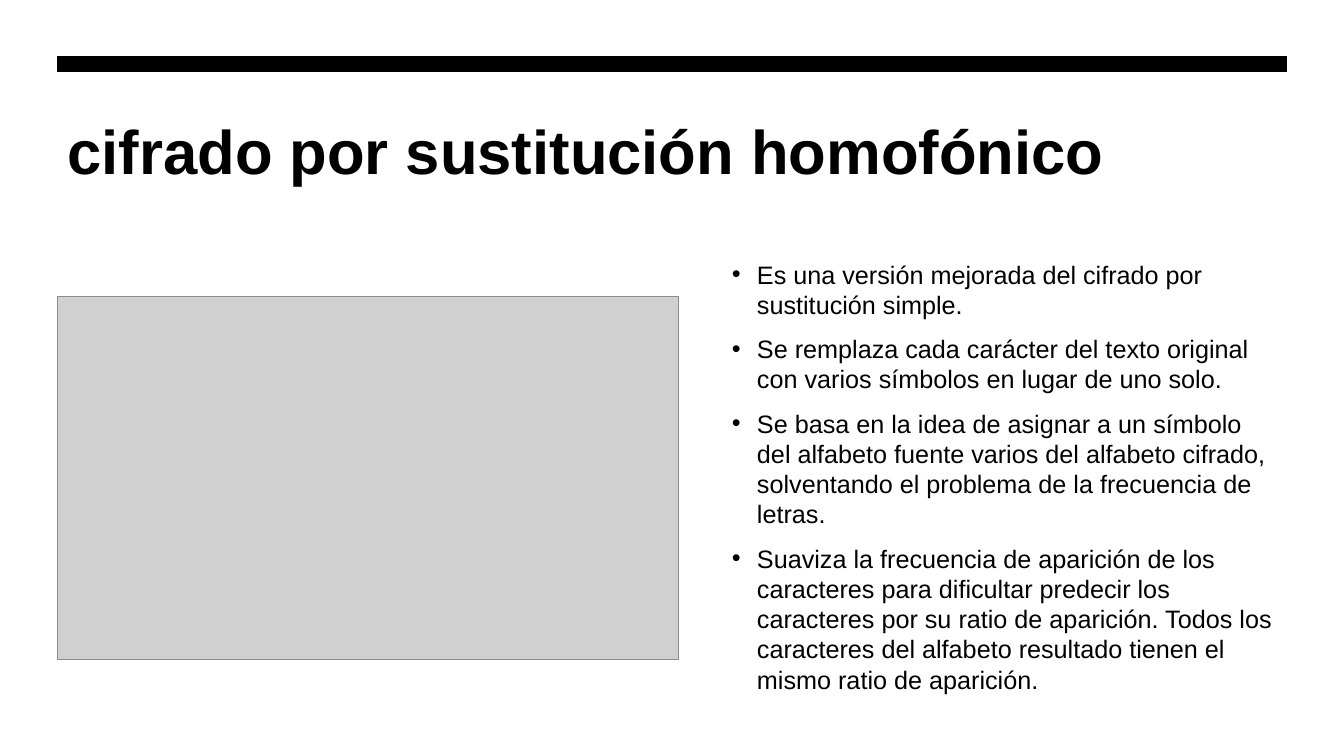
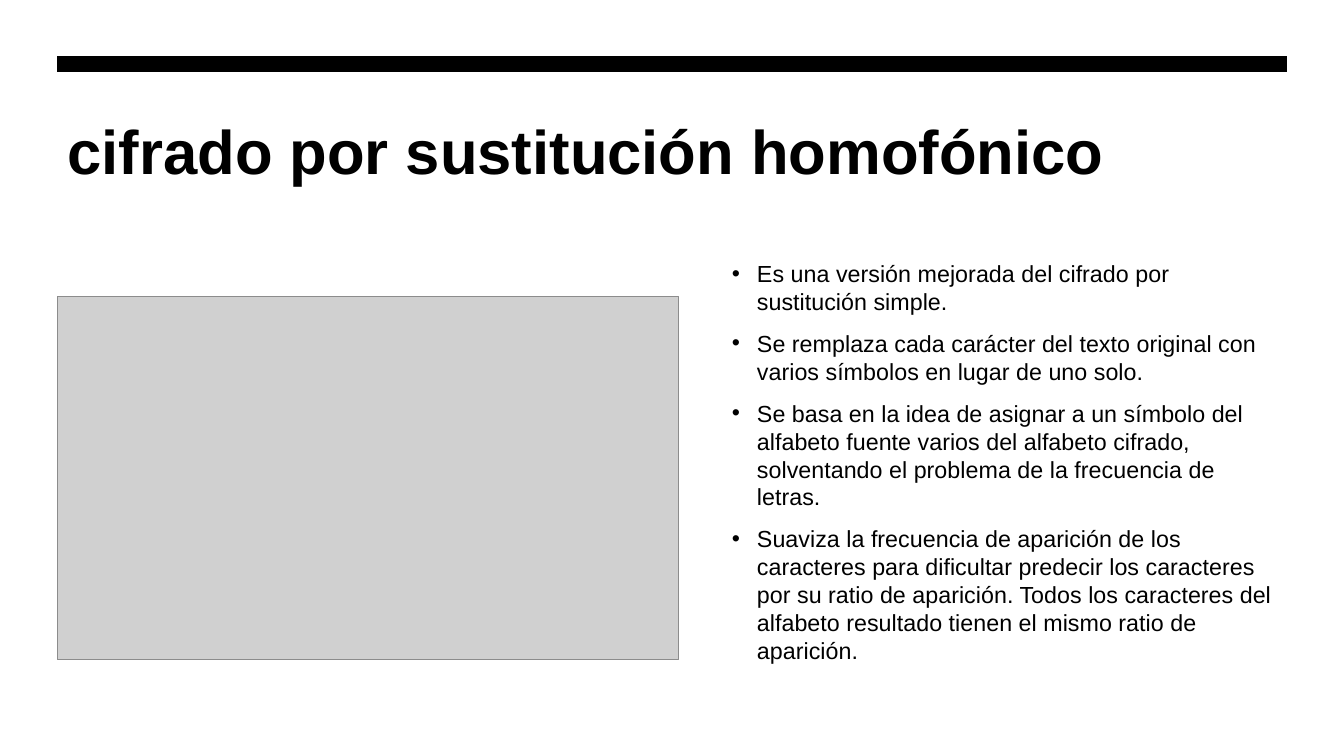
Before and after one commit to hombrefrustrado/criptografia-presentaci-n, a slide deck: slide 17 of criptografía teorica.pptx. Drawn at 1344x756 pixels with LibreOffice and Linux fonts; fonts in the diff are those of the drawing; grey boxes stand for pictures. Boxes give left, top, right and bottom in pixels: in the first picture for what was removed or moved away, otherwise in the second. Text is boxed around its words. In the diff, an @@ line names an element or a change of style, - is before the commit and + after.

Commit message:
version para trabajar en clase

```diff
--- a/criptografía teorica.pptx
+++ b/criptografía teorica.pptx
@@ text "Es una versión mejorada del ..." at box(757, 265, 1271, 664): size 18 to 16.6 pt @@
```
Also in this commit, not shown: 3 other slides changed, 2 slides added, 1 slide removed, 1 other file.
